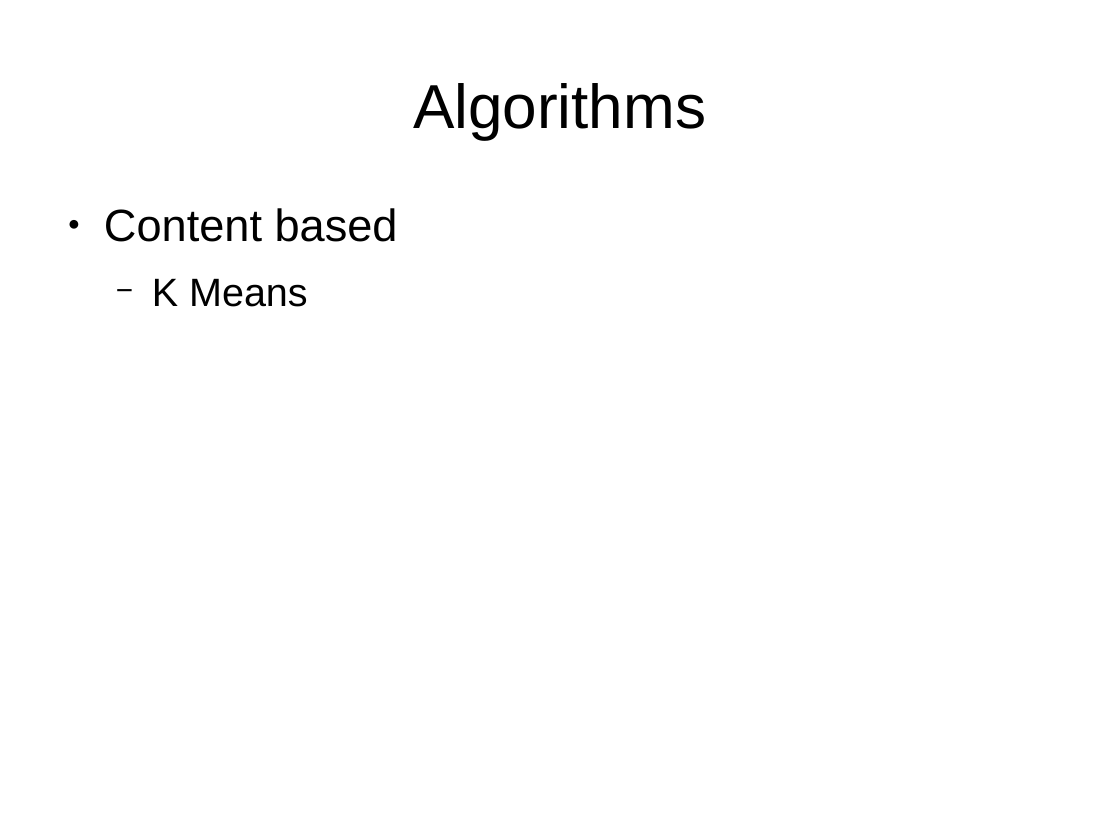
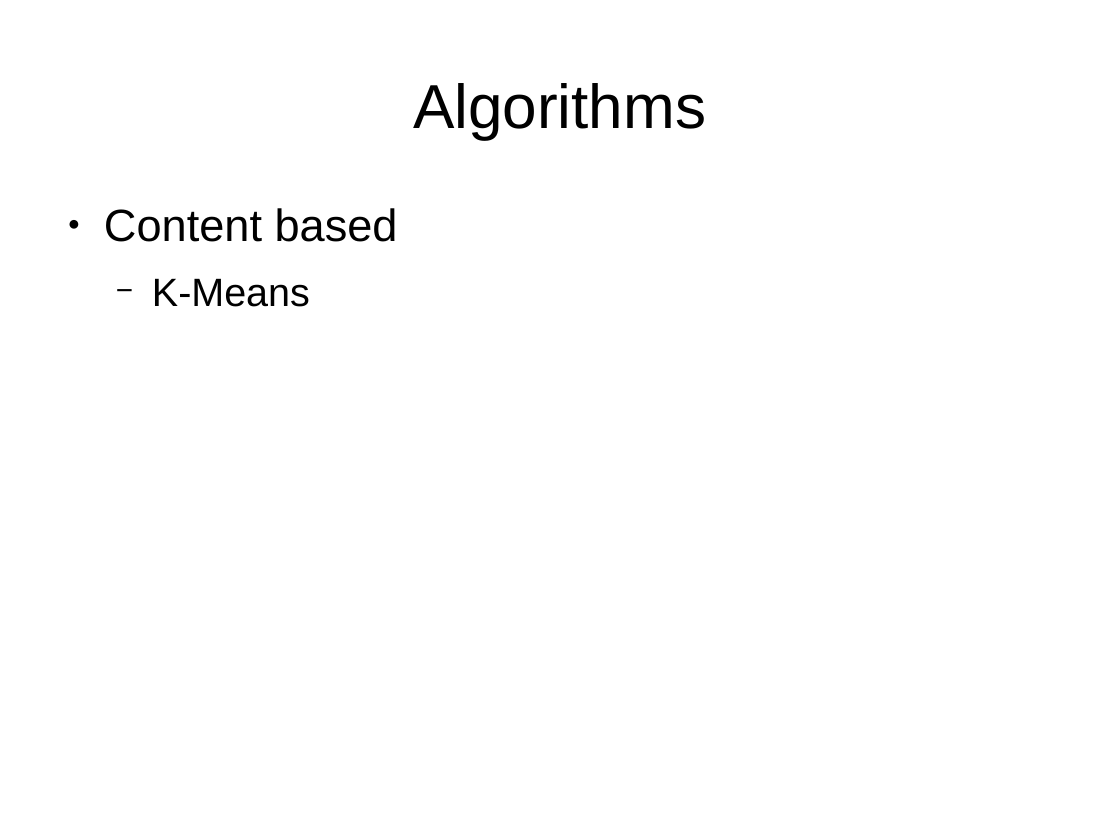
Before and after one commit to DriesSmit/Recommendation-System, a slide deck: slide 23 of Presentation.odp (slide 25 before the commit). Drawn at 1120x840 pixels with LibreOffice and Linux fonts; fonts in the diff are those of the drawing. Boxes give left, top, right and bottom in pixels: in the first picture for what was removed or moved away, otherwise in the second. Text is boxed around its words. In the diff, an @@ line names an element or a change of style, - is before the commit and + after.

Commit message:
Checked spelling of presentation.

```diff
--- a/Presentation.odp
+++ b/Presentation.odp
@@ text at (x1=152, y1=278, x2=310, y2=307): text changed @@
-  − K Means
+  − K-Means
```
Also in this commit, not shown: 16 other slides changed, 2 slides removed.
